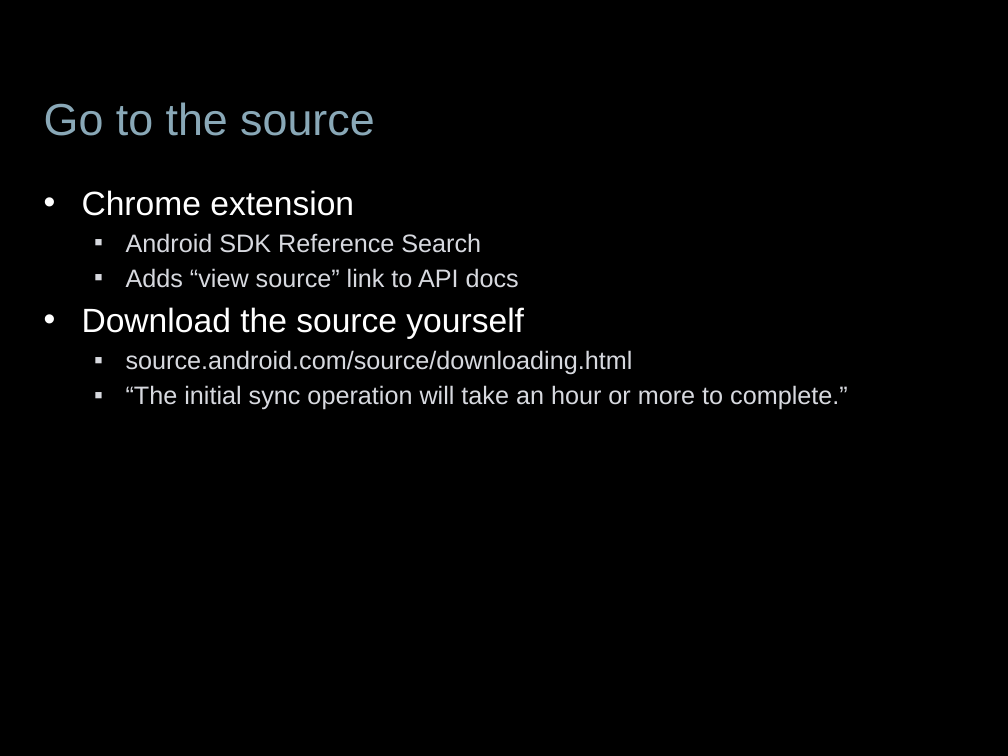
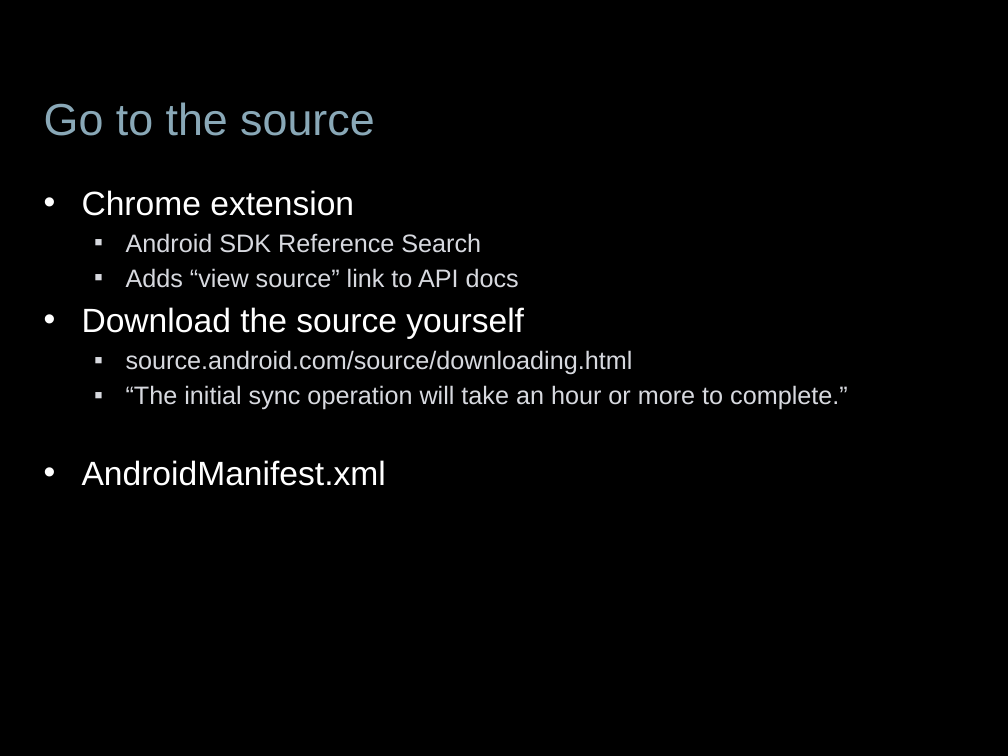
Before and after one commit to jessitron/Tronsmit, a slide deck: slide 22 of presentations/DevTeach-Intents.pptx (slide 21 before the commit). Drawn at 1008x756 pixels with LibreOffice and Linux fonts; fonts in the diff are those of the drawing; background and template pictures are left out. Boxes give left, top, right and bottom in pixels: in the first picture for what was removed or moved away, otherwise in the second. Text is boxed around its words. In the diff, an @@ line names an element or a change of style, - is before the commit and + after.

```diff
--- a/presentations/DevTeach-Intents.pptx
+++ b/presentations/DevTeach-Intents.pptx
@@ text at [82,460,386,486]: paragraph added @@
+• AndroidManifest.xml
```
Also in this commit, not shown: 4 other slides changed, 1 slide added, 6 other files.
